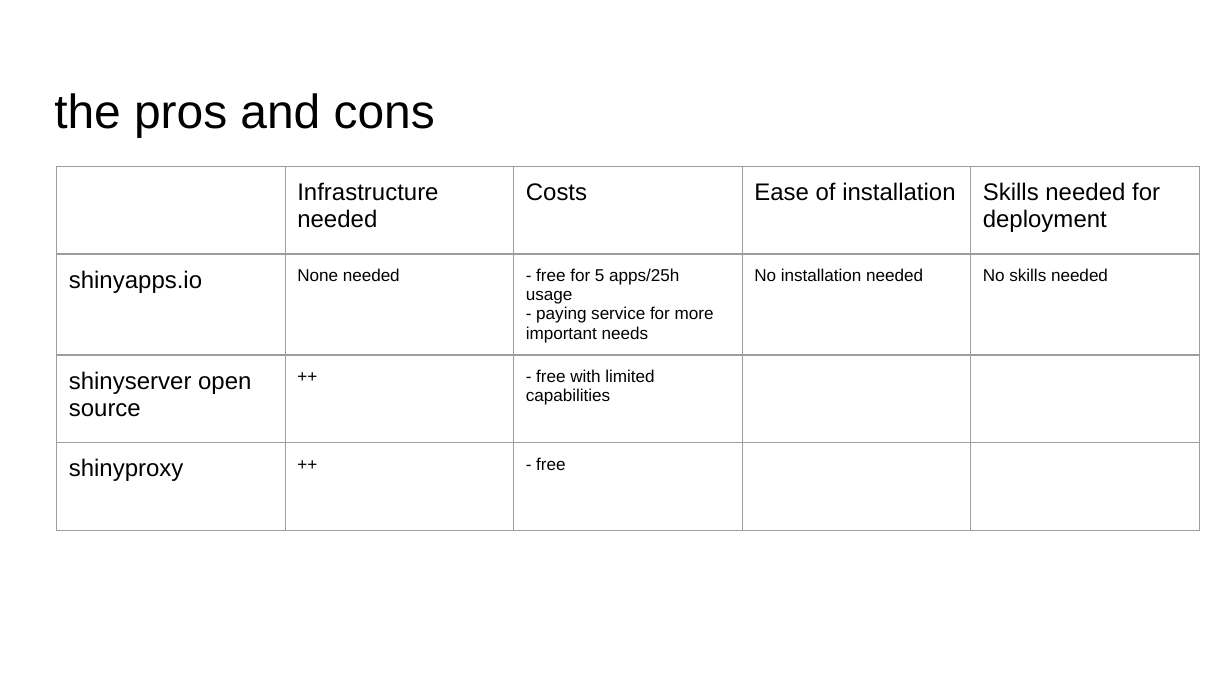
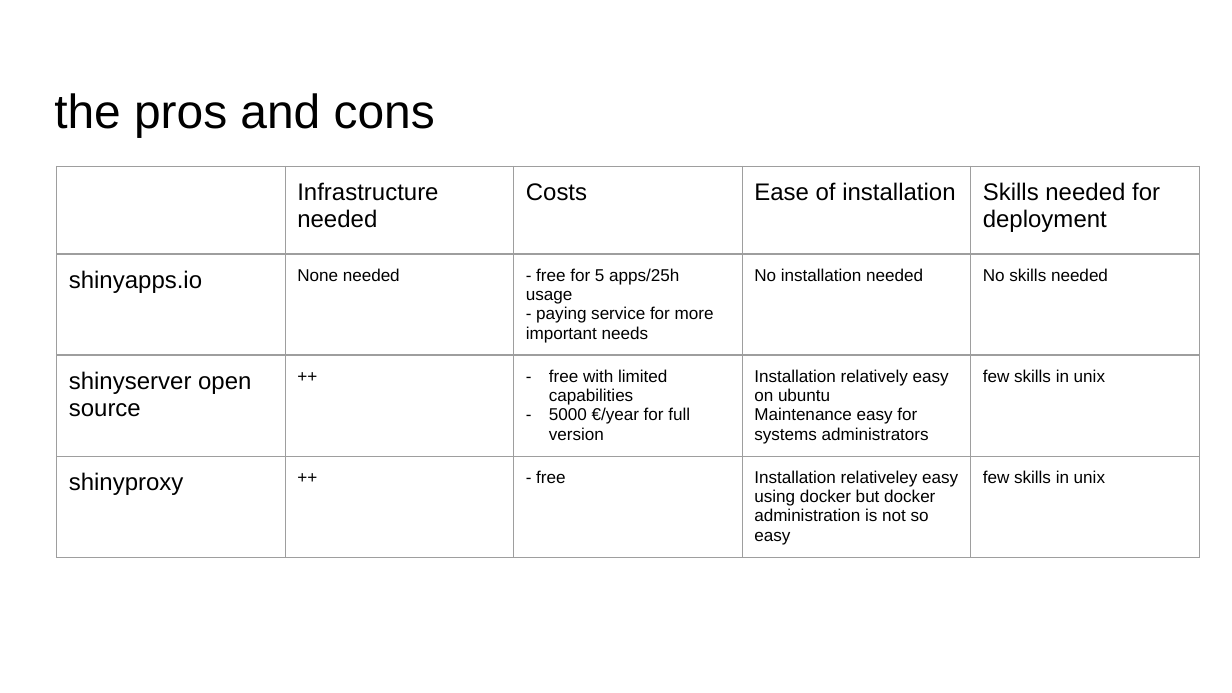
Before and after one commit to IFB-ElixirFr/IFB_Shiny_training, a slide deck: slide 13 of slides/20190710-Shiny-deploiement.pptx. Drawn at 1232x693 pixels with LibreOffice and Linux fonts; fonts in the diff are those of the drawing. Boxes give left, top, right and bottom in pixels: in the first picture for what was removed or moved away, otherwise in the second. Text is boxed around its words. In the diff, an @@ line names an element or a change of style, - is before the commit and + after.

```diff
--- a/slides/20190710-Shiny-deploiement.pptx
+++ b/slides/20190710-Shiny-deploiement.pptx
@@ table at (57,166,1196,556) @@
-row 3: shinyserver open source | ++ | - free with limited capabilities |  | 
+row 3: shinyserver open source | ++ | free with limited capabilities / 5000 €/year for full version | Installation relatively easy on ubuntu / Maintenance easy for systems administrators | few skills in unix
-row 4, column 4: 
+row 4, column 4: Installation relativeley easy using docker but docker administration is not so easy
-row 4, column 5: 
+row 4, column 5: few skills in unix
```
Also in this commit, not shown: 23 other files.
